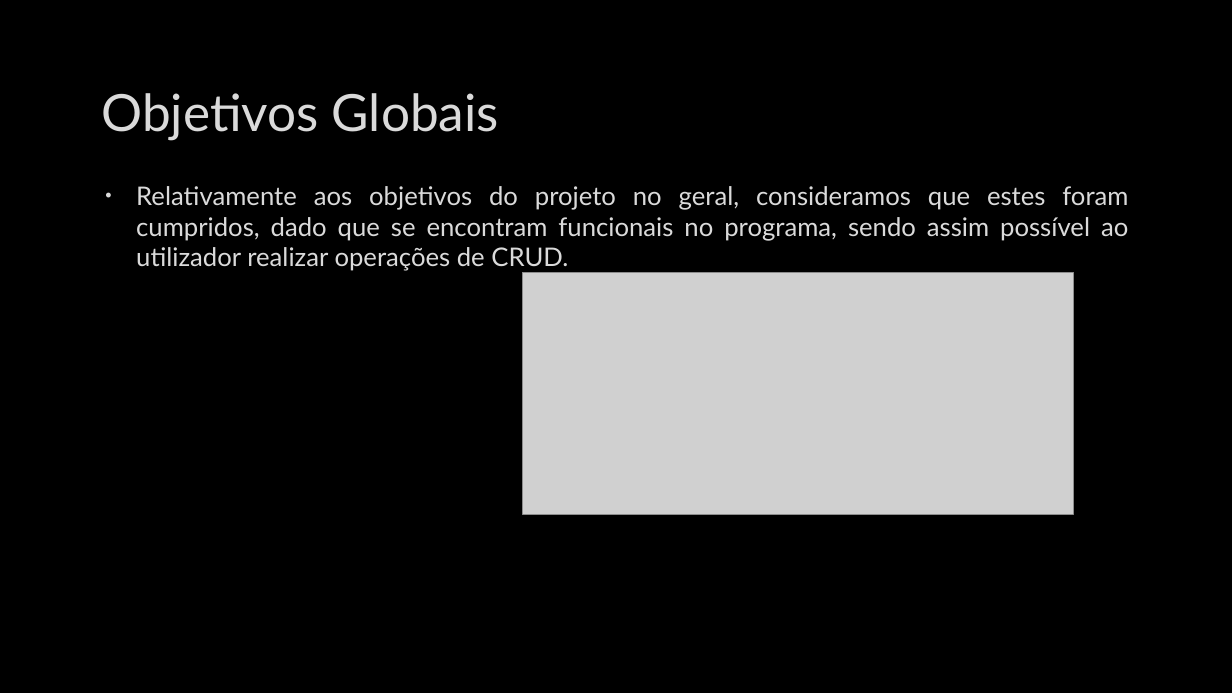
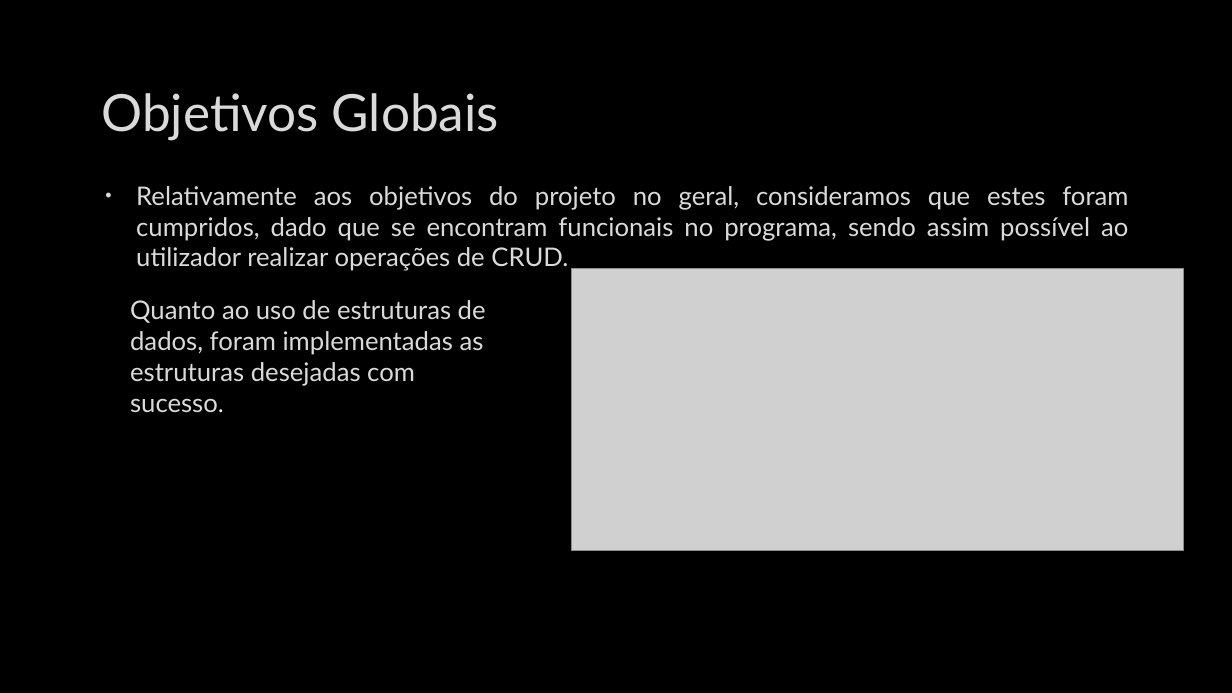
Before and after one commit to Caio-Nogueira/1-Projeto_AEDA, a slide deck: slide 7 of empresa_transportes.pptx. Drawn at 1232x693 pixels with LibreOffice and Linux fonts; fonts in the diff are those of the drawing; grey boxes stand for pictures; background and template pictures are left out. Boxes give left, top, right and bottom in pixels: in the first picture for what was removed or moved away, otherwise in the second. Text is boxed around its words. In the diff, an @@ line names an element or a change of style, - is before the commit and + after.

```diff
--- a/empresa_transportes.pptx
+++ b/empresa_transportes.pptx
@@ picture: place and size @@
-picture at (522,273,1074,515)
+picture at (572,268,1184,550)
@@ text added at (130,300,486,412), 20 pt, text #DADADA @@
+Quanto ao uso de estruturas de dados, foram implementadas as estruturas desejadas com sucesso.
```
Also in this commit, not shown: 5 other slides changed.
